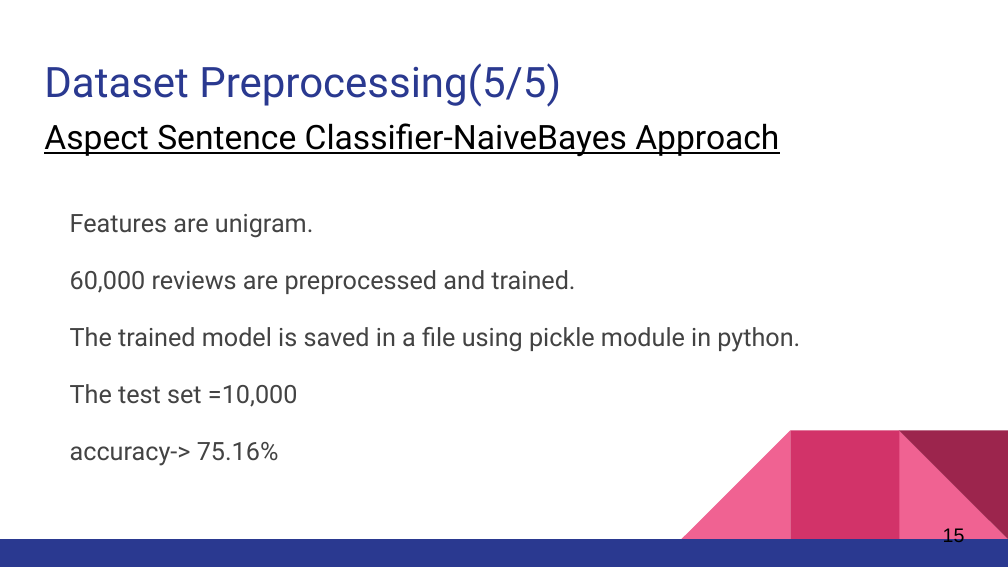
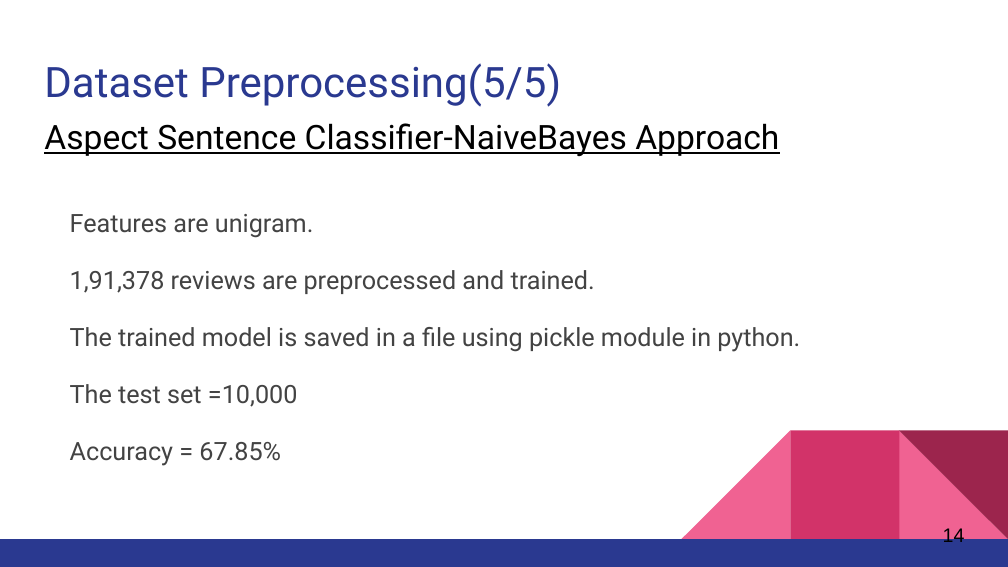
Before and after one commit to pranavshenoy/job_analysis, a slide deck: slide 14 of Presentation/final_presentation.pptx (slide 15 before the commit). Drawn at 1008x567 pixels with LibreOffice and Linux fonts; fonts in the diff are those of the drawing. Boxes give left, top, right and bottom in pixels: in the first picture for what was removed or moved away, otherwise in the second. Text is boxed around its words. In the diff, an @@ line names an element or a change of style, - is before the commit and + after.

```diff
--- a/Presentation/final_presentation.pptx
+++ b/Presentation/final_presentation.pptx
@@ text at [70,270,595,294]: text changed @@
-60,000 reviews are preprocessed and trained.
+1,91,378 reviews are preprocessed and trained.
@@ text at [70,442,281,466]: text changed @@
-accuracy-> 75.16%
+Accuracy = 67.85%
@@ page number at [943,526,965,546]: text changed @@
-15
+14
```
Also in this commit, not shown: 11 other slides changed, 7 slides added, 8 slides removed, 26 other files.
